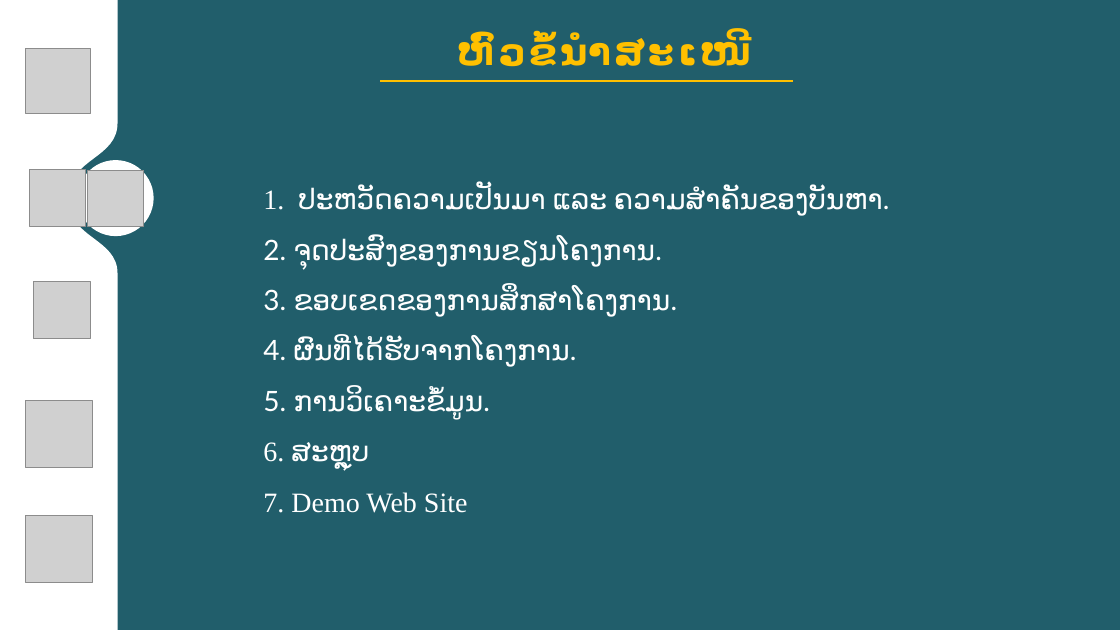
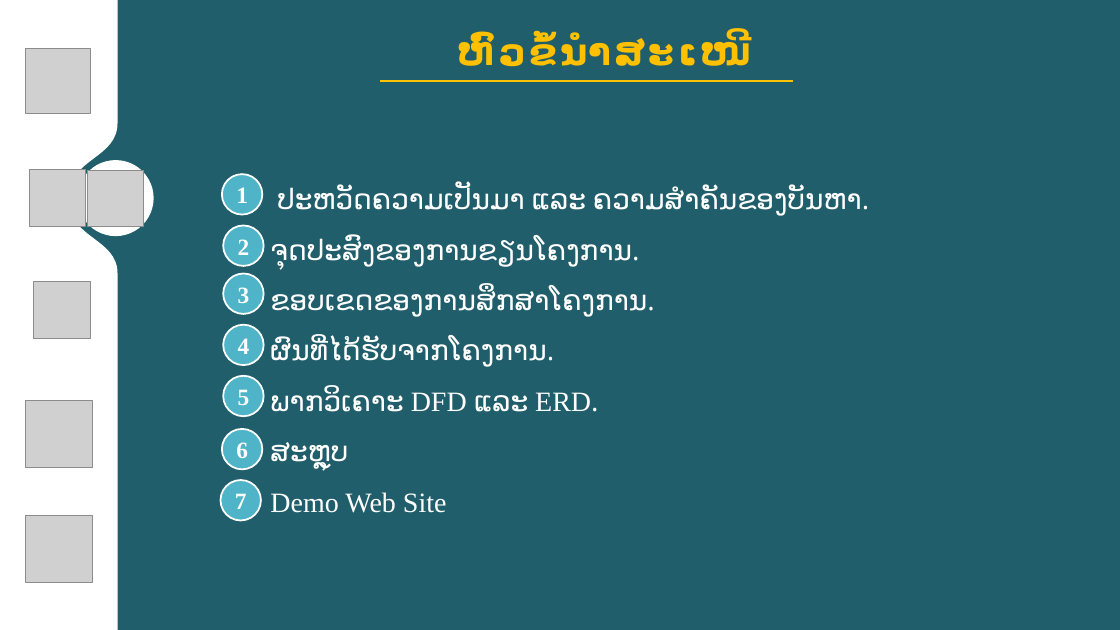
Before and after one commit to Phonekham/BusReservationDocs, a slide deck: slide 2 of Present Final.pptx. Drawn at 1120x630 pixels with LibreOffice and Linux fonts; fonts in the diff are those of the drawing; grey boxes stand for pictures; background and template pictures are left out. Boxes give left, top, right and bottom in pixels: in the first picture for what was removed or moved away, otherwise in the second. Text is boxed around its words. In the diff, an @@ line names an element or a change of style, - is before the commit and + after.

```diff
--- a/Present Final.pptx
+++ b/Present Final.pptx
@@ ellipse added at bbox=[222, 174, 262, 214], fill #50B4C8, outline #FFFFFF 1.5 pt, 20 pt, text #FFFFFF, bold @@
+1
@@ text at bbox=[270, 187, 869, 513]: text changed; font Lato to Open Sans @@
-      1. ປະຫວັດຄວາມເປັນມາ ແລະ ຄວາມສຳຄັນຂອງບັນຫາ.
-      2. ຈຸດປະສົງຂອງການຂຽນໂຄງການ.
-      3. ຂອບເຂດຂອງການສຶກສາໂຄງການ.
-      4. ຜົນທີ່ໄດ້ຮັບຈາກໂຄງການ.
-      5. ການວິເຄາະຂໍ້ມູນ.
-      6. ສະຫຼຸບ
-      7. Demo Web Site
+      ປະຫວັດຄວາມເປັນມາ ແລະ ຄວາມສຳຄັນຂອງບັນຫາ.
+      ຈຸດປະສົງຂອງການຂຽນໂຄງການ.
+      ຂອບເຂດຂອງການສຶກສາໂຄງການ.
+      ຜົນທີ່ໄດ້ຮັບຈາກໂຄງການ.
+      ພາກວິເຄາະ DFD ແລະ ERD.
+      ສະຫຼຸບ
+      Demo Web Site
@@ ellipse added at bbox=[223, 225, 264, 266], fill #50B4C8, outline #FFFFFF 1.5 pt, 20 pt, text #FFFFFF, bold @@
+2
@@ ellipse added at bbox=[223, 274, 264, 314], fill #50B4C8, outline #FFFFFF 1.5 pt, 20 pt, text #FFFFFF, bold @@
+3
@@ ellipse added at bbox=[223, 325, 264, 365], fill #50B4C8, outline #FFFFFF 1.5 pt, 20 pt, text #FFFFFF, bold @@
+4
@@ ellipse added at bbox=[223, 376, 264, 416], fill #50B4C8, outline #FFFFFF 1.5 pt, 20 pt, text #FFFFFF, bold @@
+5
@@ ellipse added at bbox=[222, 429, 262, 470], fill #50B4C8, outline #FFFFFF 1.5 pt, 20 pt, text #FFFFFF, bold @@
+6
@@ ellipse added at bbox=[220, 480, 260, 520], fill #50B4C8, outline #FFFFFF 1.5 pt, 20 pt, text #FFFFFF, bold @@
+7
```
Also in this commit, not shown: 5 other slides changed, 16 slides added, 9 slides removed.
